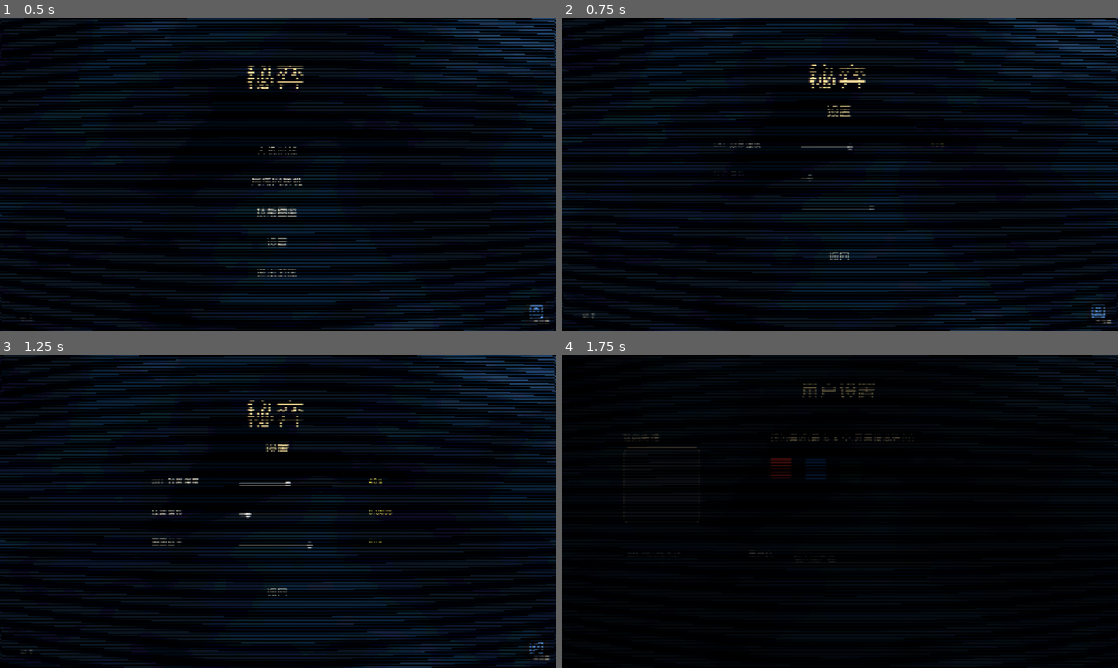
Above: before the commit, frames 1-4 (two rows, left to right).
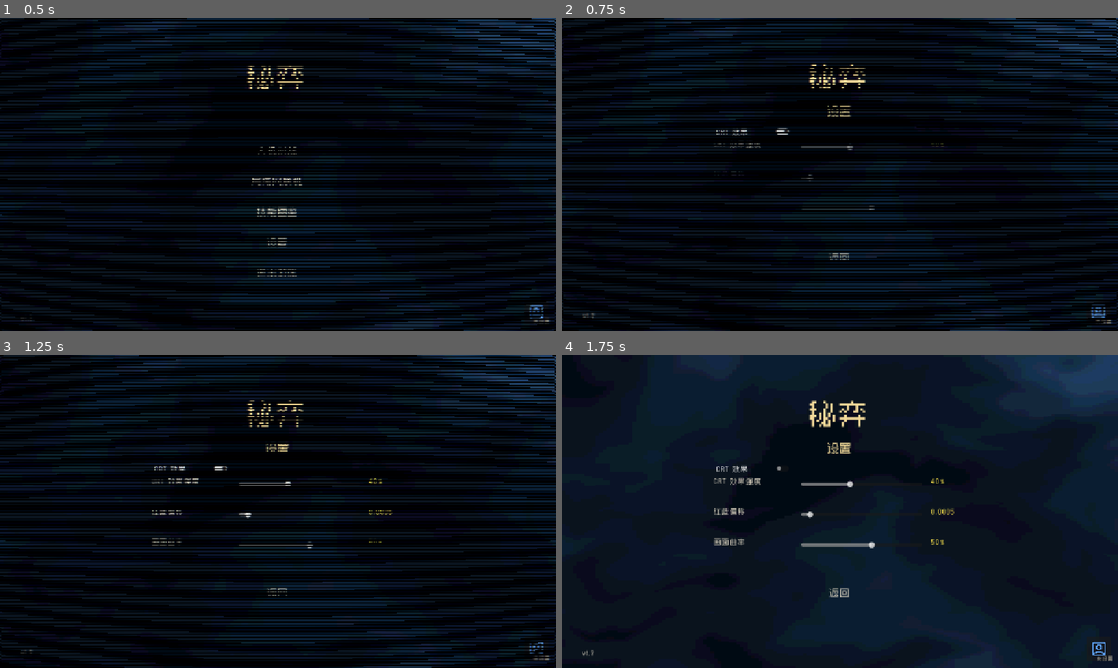
Above: after the commit, the same moments.

Repository: Lurongshika/ChessGame
Game: Godot game, scene res://scenes/main.tscn
Same seed, same stepped clock (60 frames per second), same inputs: the game is played once before the commit and once after it.
Inputs (mouse positions are in pixels of both pictures, inside the frame that each line leads up to; where the layout moved, square brackets give the same spot in the first picture):
- Up to frame 1 (0.5 s): no input
- Up to frame 2 (0.75 s): click "设置" at 0.5 s
- Up to frame 3 (1.25 s): no input
- Up to frame 4 (1.75 s): click (751, 467) [1101, 649] at 1.25 s

Frame 1 is identical in both runs. In frame 2, 0.1% of the frame differs, in the area x 27-52%, y 35-78%; in frame 3, less than 0.1%; in frame 4, 67%, in the area x 0-100%, y 0-100%.

Commit message:
feat: CRT 效果开关——完全关闭(隐藏 overlay,不运行 shader),解决拯救者等显卡闪黑线
- global.gd:新增 crt_enabled(默认开,持久化 settings.json);_setup_crt 应用开关;set_crt_enabled(false) 隐藏 CRT 全屏层 → shader 完全不运行(即使强度0也闪黑线的显卡可用此彻底关闭)
- main_menu 设置:新增'CRT 效果'开关(CheckButton),切换即 set_crt_enabled + 保存

Diff:
--- a/global.gd
+++ b/global.gd
@@ -23,6 +23,7 @@
 
 # 设置(用户可调,持久化到 user://settings.json)
 const SETTINGS_PATH := "user://settings.json"
+var crt_enabled := true    # CRT 效果开关(关=完全移除,不运行 shader,避免部分显卡闪黑线)
 var crt_strength := 0.4     # CRT 效果强度(0.0-1.0,默认 40%)
 var crt_aberration := 0.0005  # CRT 红蓝偏移(色差,0.0-0.01,默认 0.0005)
 var crt_curve := 10.5       # CRT 画面曲率(1.0-20.0,越小越弯,默认 50%≈10.5)
@@ -206,8 +207,9 @@
 	mat.shader = load("res://shaders/crt.gdshader")
 	_crt_rect.material = mat
 	_crt_layer.add_child(_crt_rect)
-	# 应用已保存的 CRT 设置
+	# 应用已保存的 CRT 设置与开关
 	_apply_crt_params()
+	set_crt_enabled(crt_enabled)
 
 
 # 开关 CRT 效果(默认开)
@@ -257,6 +259,8 @@
 	var data: Variant = JSON.parse_string(f.get_as_text())
 	if not (data is Dictionary):
 		return
+	if data.has("crt_enabled"):
+		crt_enabled = bool(data["crt_enabled"])
 	if data.has("crt_strength"):
 		crt_strength = clampf(float(data["crt_strength"]), 0.0, 1.0)
 	if data.has("crt_aberration"):
@@ -271,6 +275,7 @@
 	if f == null:
 		return
 	f.store_string(JSON.stringify({
+		"crt_enabled": crt_enabled,
 		"crt_strength": crt_strength,
 		"crt_aberration": crt_aberration,
 		"crt_curve": crt_curve,
--- a/scripts/main_menu.gd
+++ b/scripts/main_menu.gd
@@ -204,6 +204,21 @@
 	title.horizontal_alignment = HORIZONTAL_ALIGNMENT_CENTER
 	opt_root.add_child(title)
 
+	# CRT 效果开关(完全关闭:隐藏 overlay,不运行 shader,避免部分显卡闪黑线)
+	var crt_chk := CheckButton.new()
+	crt_chk.text = "CRT 效果"
+	crt_chk.button_pressed = Global.crt_enabled
+	crt_chk.position = Vector2(350, 244)
+	crt_chk.size = Vector2(180, 34)
+	crt_chk.add_theme_font_override("font", _font())
+	crt_chk.add_theme_font_size_override("font_size", 17)
+	crt_chk.toggled.connect(func(on: bool):
+		Global.crt_enabled = on
+		Global.set_crt_enabled(on)
+		Global._save_settings()
+	)
+	opt_root.add_child(crt_chk)
+
 	# CRT 效果强度(0-100 → 0.0-1.0)
 	var st_label := _label("CRT 效果强度", 17, Color(0.85, 0.82, 0.75))
 	st_label.position = Vector2(350, 280)
